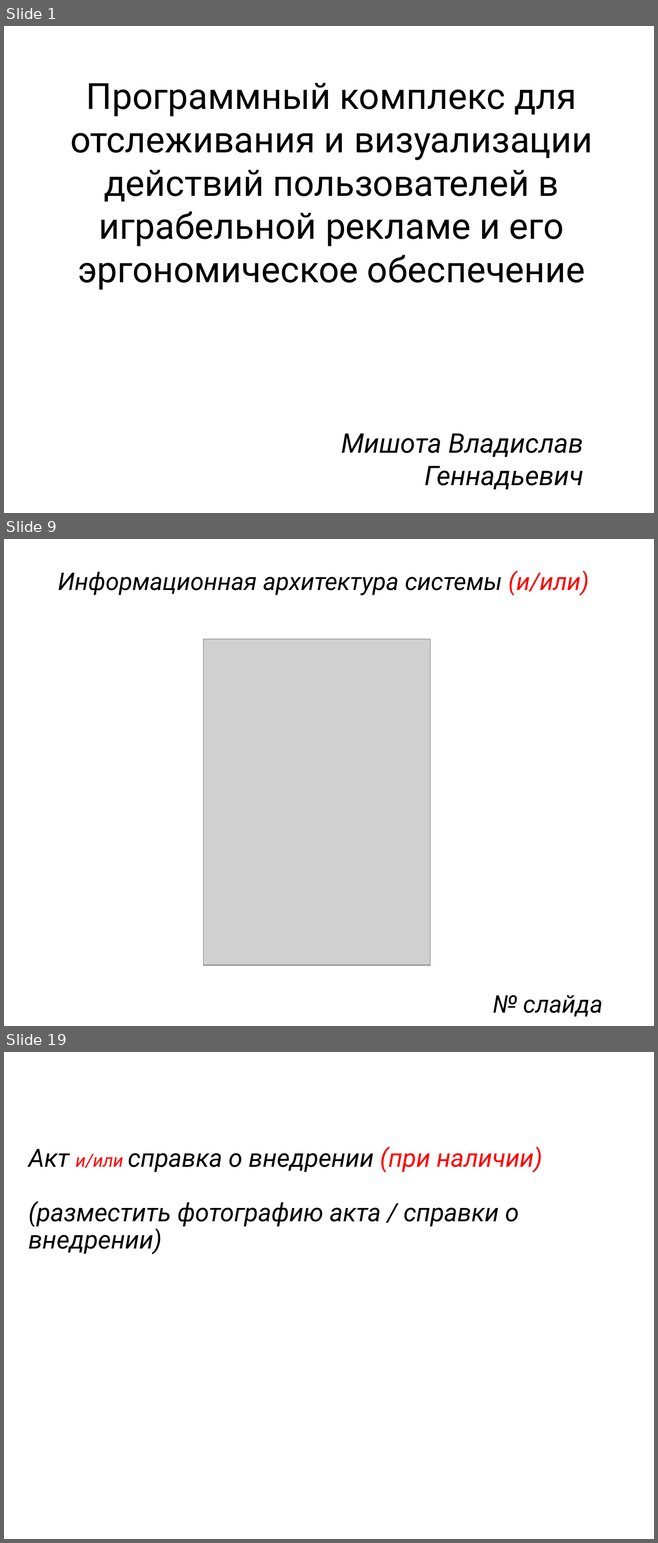
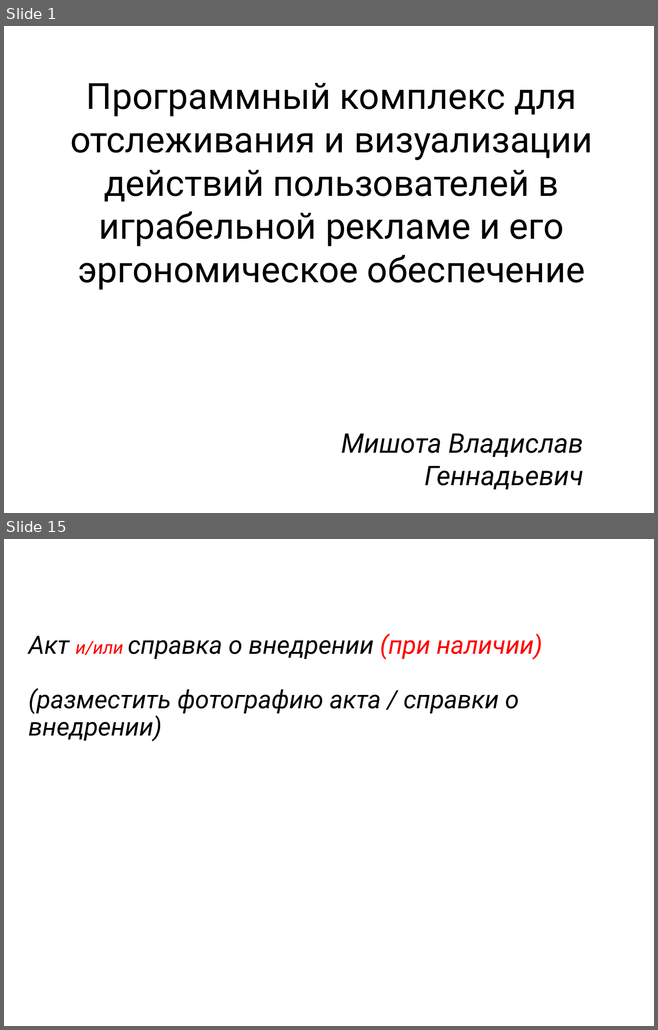
Before and after one commit to Vishota/diplom, a slide deck: презентация.pptx. Shown one above the other, each under a label of ours: slides 1, 9 and 19 before the commit, slides 1 and 15 after it; the slides between them are not shown. The pictures are 658x1543 and 658x1030 pixels, drawn with LibreOffice and Linux fonts; fonts in the diff are those of the drawing; grey boxes stand for pictures. Boxes give left, top, right and bottom in pixels: in the first picture for what was removed or moved away, otherwise in the second. Text is boxed around its words. In the diff, an @@ line names an element or a change of style, - is before the commit and + after.

```diff
--- a/презентация.pptx
+++ b/презентация.pptx
@@ slide 9 removed at (4, 539, 654, 1026), background #FFFFFF @@
@@ title removed at (58, 570, 589, 596) @@
-Информационная архитектура системы (и/или)
@@ picture removed at (203, 639, 430, 965) @@
@@ text removed at (492, 995, 602, 1017) @@
-№ слайда
@@ what was slide 19 is now slide 15 @@
```
Also in this commit, not shown: 6 slides changed, 7 slides added, 10 other slides removed, 6 other files.
